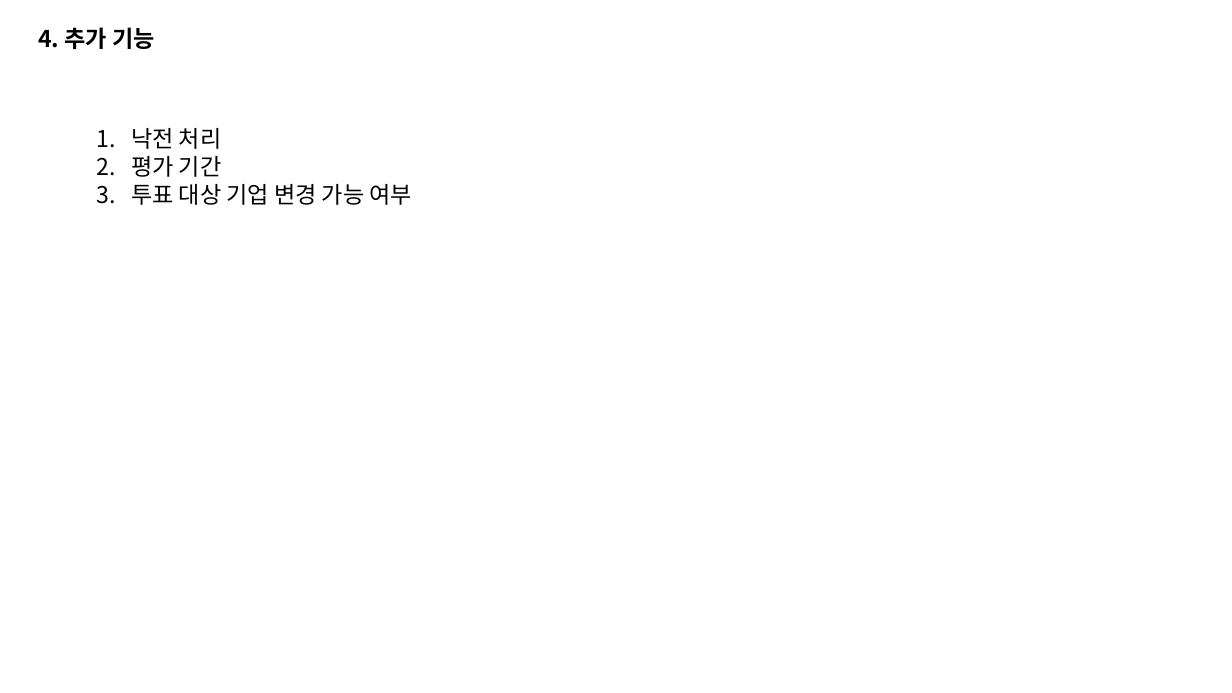
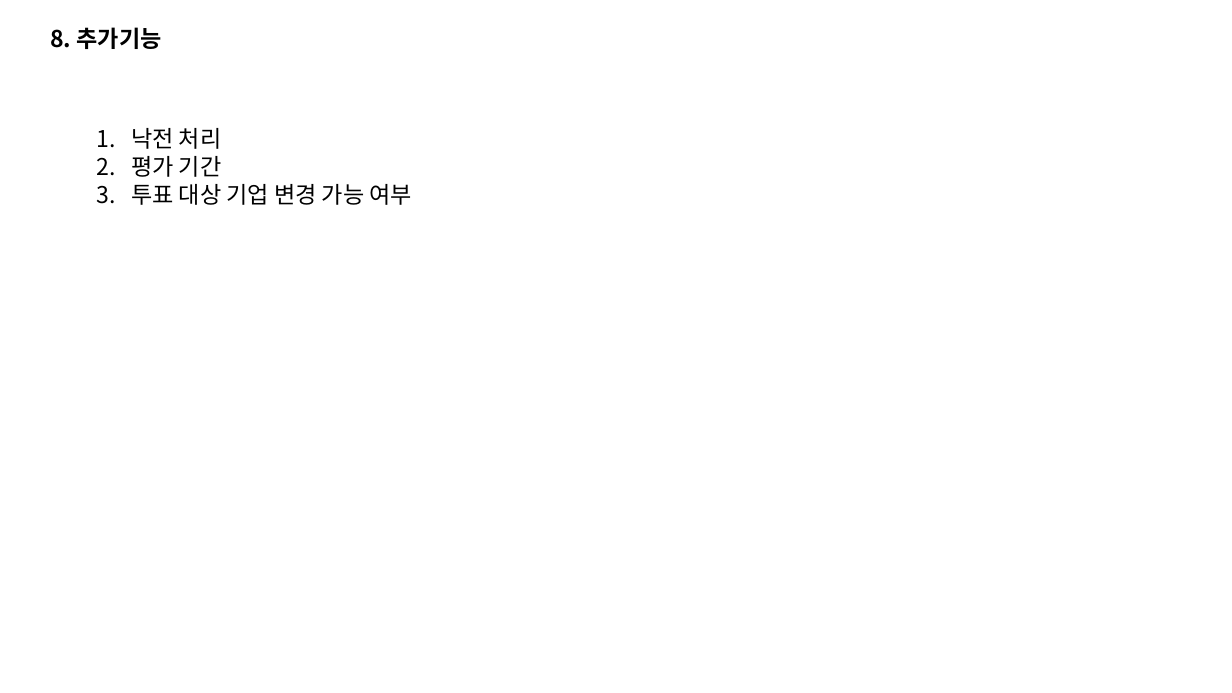
Before and after one commit to ro0opf/blockchain-jdp, a slide deck: slide 16 of blockchain_archi_v3.1.pptx (slide 13 before the commit). Drawn at 1232x693 pixels with LibreOffice and Linux fonts; fonts in the diff are those of the drawing. Boxes give left, top, right and bottom in pixels: in the first picture for what was removed or moved away, otherwise in the second. Text is boxed around its words. In the diff, an @@ line names an element or a change of style, - is before the commit and + after.

```diff
--- a/blockchain_archi_v3.1.pptx
+++ b/blockchain_archi_v3.1.pptx
@@ text at [50,27,162,49]: text changed @@
-4. 추가 기능
+8. 추가기능
```
Also in this commit, not shown: 6 other slides changed, 3 slides added, 7 other files.
